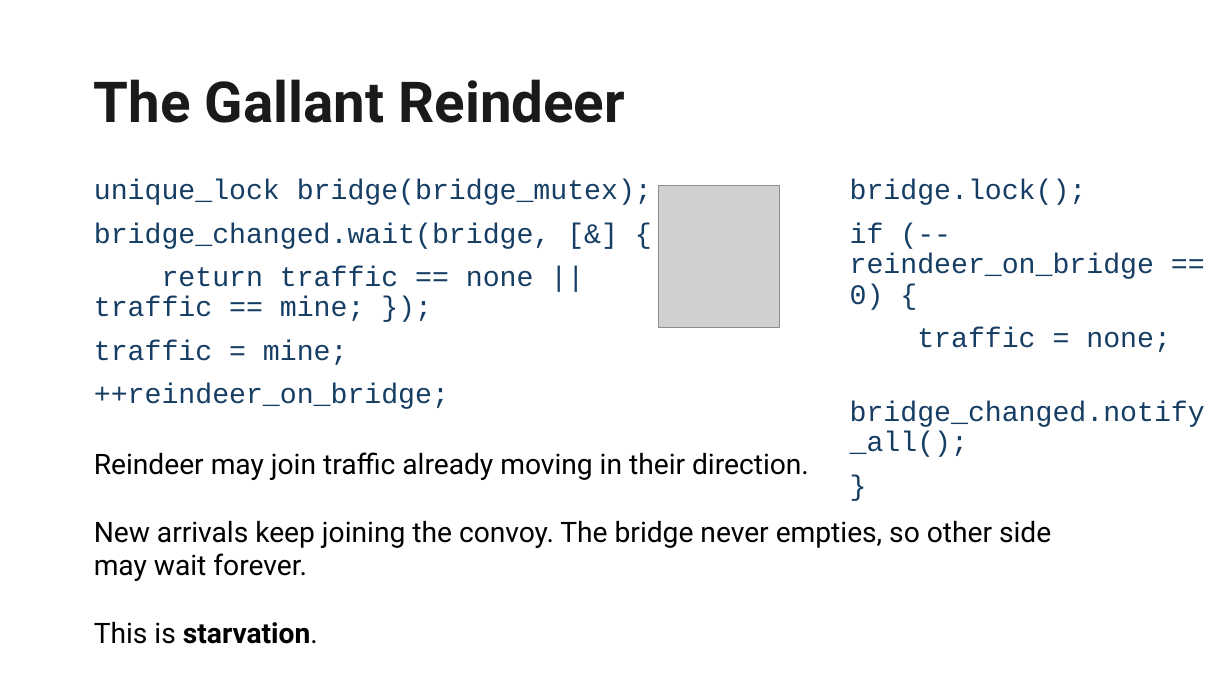
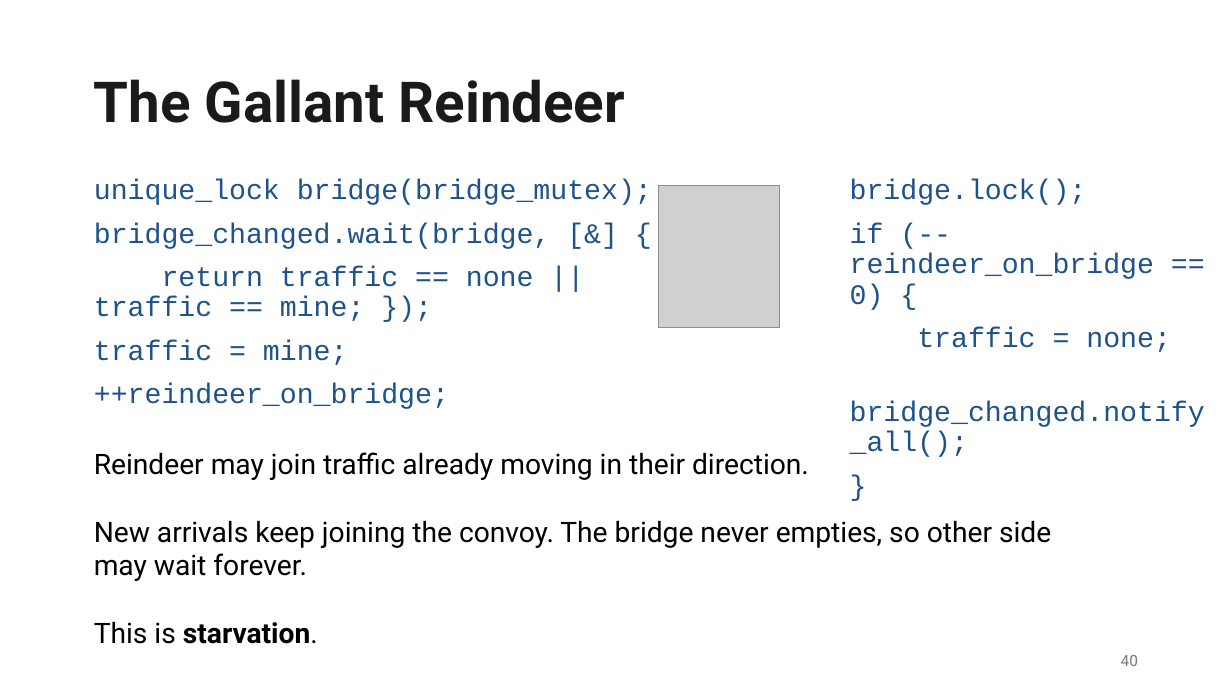
Before and after one commit to EmptySquareBubble/once_upon_a_thread, a slide deck: slide 40 of slides/Once Upon a Thread.pptx (slide 41 before the commit). Drawn at 1232x693 pixels with LibreOffice and Linux fonts; fonts in the diff are those of the drawing; grey boxes stand for pictures; background and template pictures are left out. Boxes give left, top, right and bottom in pixels: in the first picture for what was removed or moved away, otherwise in the second. Text is boxed around its words. In the diff, an @@ line names an element or a change of style, - is before the commit and + after.

```diff
--- a/slides/Once Upon a Thread.pptx
+++ b/slides/Once Upon a Thread.pptx
@@ text "unique_lock bridge(bridge_mutex);" at (x1=94, y1=179, x2=652, y2=409): text colour #163E64 to #1E528C @@
@@ text "bridge.lock();" at (x1=850, y1=179, x2=1205, y2=427): text colour #163E64 to #1E528C @@
@@ page number added at (x1=1121, y1=655, x2=1138, y2=666), 12 pt, text #797979 @@
+40
```
Also in this commit, not shown: 61 other slides changed, 2 slides added, 3 slides removed.
